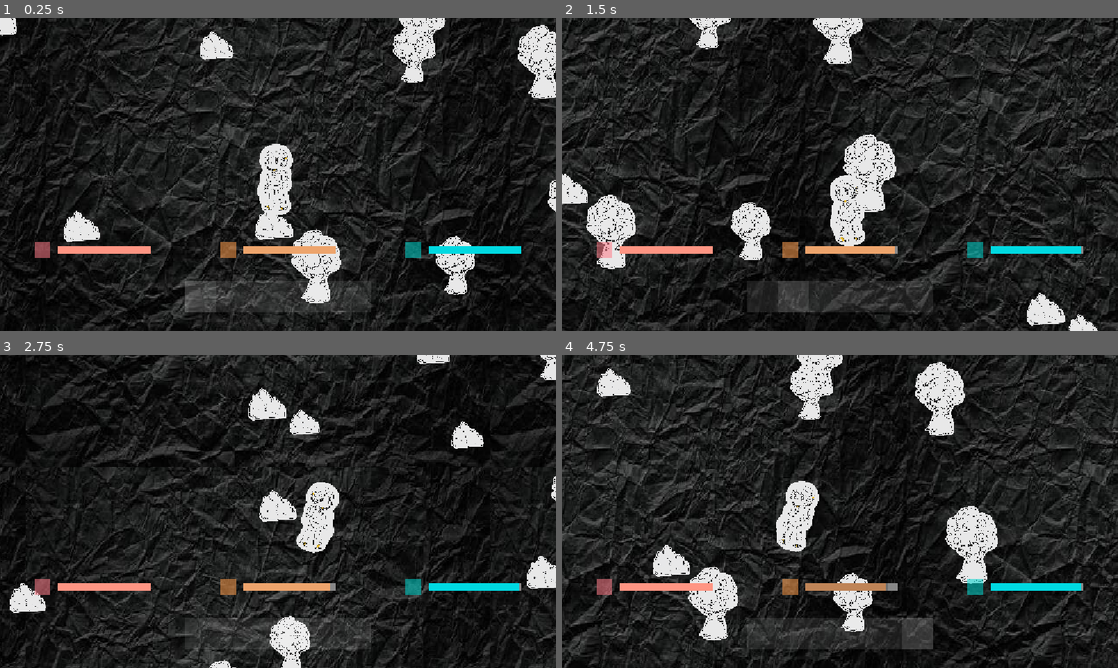
Above: before the commit, frames 1-4 (two rows, left to right).
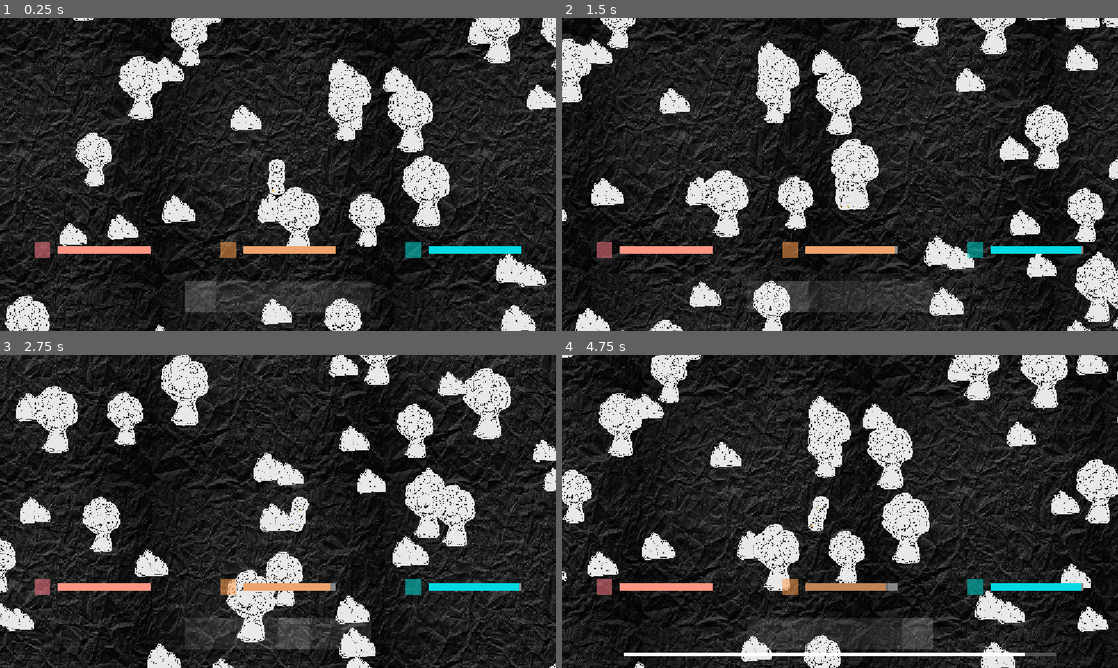
Above: after the commit, the same moments.

Repository: Duckwastakon/brackeysJam
Game: Godot game, scene res://map/map.tscn
The game is run twice, just before and just after one commit, with the same random seed, the same clock (stepped at 60 frames per second) and the same inputs. The project has no main scene, so this scene is started directly.
Inputs (mouse positions are in pixels of both pictures, inside the frame that each line leads up to):
- Up to frame 1 (0.25 s): no input
- Up to frame 2 (1.5 s): tap Enter at 0.5 s; move the mouse to (962, 158) at 0.52 s; hold D (right) 0.53-1.28 s; tap 1 (1) at 0.6 s; tap 2 (2) at 0.8, 1.35 s; move the mouse to (728, 190) at 1.27 s; hold S (down) from 1.28 s (still down)
- Up to frame 3 (2.75 s): tap 3 (3) at 1.55, 2.1 s; move the mouse to (333, 442) at 2.02 s; release S (down) at 2.03 s; hold D (right) from 2.03 s (still down); tap 4 (4) at 2.3 s
- Up to frame 4 (4.75 s): move the mouse to (812, 574) at 2.77 s; release D (right) at 2.78 s; hold W (up) 2.78-3.53 s; tap 4 (4) at 2.85 s; tap 5 (5) at 3.05, 3.6 s; move the mouse to (1006, 558) at 3.52 s; hold A (left) from 3.53 s (still down); tap 6 (6) at 3.8, 4.35 s; move the mouse to (673, 464) at 4.27 s; click (673, 464) at 4.55 s

The runs differ from the first frame. In frame 1, 43% of the frame differs, in the area x 0-100%, y 0-100%; in frame 2, 44%; in frame 3, 44%; in frame 4, 46%.

Commit message:
cooldowns between actions + eating

Diff:
--- a/animals/gd/animal.gd
+++ b/animals/gd/animal.gd
@@ -71,7 +71,56 @@
 		f = randf() < 0.5
 
 func death() -> void:
-	pass
+	for i in food:
+		dropResource("meat", 1)
 
-func takeDamage() -> void:
-	pass
+	queue_free()
+
+var damageTween: Tween
+
+func takeDamage(toolName) -> void:
+	var toolData = CraftableItems.items[toolName]
+
+	var dmg = toolData["dmg"]
+	if toolData["toolType"] == "damaging":
+		dmg *= toolData["dmgMultiplier"]
+
+	HP -= dmg
+	if HP <= 0:
+		death()
+	if damageTween == null:
+		damageTween = create_tween()
+	else:
+		damageTween.kill()
+		damageTween = create_tween()
+
+	damageTween.tween_property(sprite, "modulate", Color.from_rgba8(255, 255, 255, 255), 0.5)
+
+	sprite.modulate = Color.from_rgba8(255, 0, 0, 125)
+	damageTween.play()
+	if shakeAmount <= 0:
+		shakeAmount = 8
+		while(shakeAmount > 0):
+			shakeAmount -= 1
+			var newTween = create_tween()
+			newTween.tween_property(sprite, "position",
+			Vector2(randi_range(-4, 4), randi_range(-4, 4)), 0.04)
+
+			newTween.play()
+			await newTween.finished
+			newTween.kill()
+		sprite.position = Vector2(0, 0)
+	else:
+		shakeAmount = 8
+
+var resource = preload("res://resources/dropped_item.tscn")
+var shakeAmount = 0
+
+func dropResource(itemName, amount):
+	var newResource: CharacterBody2D = resource.instantiate()
+	newResource.global_position = global_position
+
+	newResource.setItem(itemName, amount)
+	get_parent().call_deferred("add_child", newResource)
+
+	newResource.velocity = Vector2(randf_range(-1, 1), randf_range(-1, 1)).normalized() * 500 * randf_range(1.1, 1.4)
--- a/animals/scene/animal.tscn
+++ b/animals/scene/animal.tscn
@@ -1,11 +1,16 @@
 [gd_scene format=3 uid="uid://gnx3tblbeb6x"]
 
 [ext_resource type="Script" uid="uid://dh1ebr2l3mdjh" path="res://animals/gd/animal.gd" id="1_xce6a"]
+[ext_resource type="Script" uid="uid://bqeis0uk2svic" path="res://animals/scene/damage_area.gd" id="2_8hcq5"]
 
 [sub_resource type="CircleShape2D" id="CircleShape2D_xce6a"]
 radius = 47.010635
 
+[sub_resource type="CircleShape2D" id="CircleShape2D_8hcq5"]
+radius = 48.0
+
 [node name="Animal" type="CharacterBody2D" unique_id=297821148]
+y_sort_enabled = true
 script = ExtResource("1_xce6a")
 
 [node name="Sprite" type="Sprite2D" parent="." unique_id=632605598]
@@ -15,5 +20,14 @@
 
 [node name="CollisionShape2D" type="CollisionShape2D" parent="." unique_id=1972704939]
 shape = SubResource("CircleShape2D_xce6a")
+disabled = true
+
+[node name="damageArea" type="Area2D" parent="." unique_id=669521665]
+collision_layer = 16
+collision_mask = 16
+script = ExtResource("2_8hcq5")
+
+[node name="CollisionShape2D" type="CollisionShape2D" parent="damageArea" unique_id=206666801]
+shape = SubResource("CircleShape2D_8hcq5")
 
 [connection signal="timeout" from="Switch" to="." method="_on_switch_timeout"]
--- /dev/null
+++ b/animals/scene/damage_area.gd
@@ -0,0 +1,6 @@
+extends Area2D
+
+signal damage
+
+func _ready() -> void:
+	connect("damage", get_parent().takeDamage)
--- a/animals/scene/monster.tscn
+++ b/animals/scene/monster.tscn
@@ -8,6 +8,7 @@
 height = 362.06882
 
 [node name="monster" type="CharacterBody2D" unique_id=462490961]
+y_sort_enabled = true
 script = ExtResource("1_anrsy")
 
 [node name="sprite" type="Sprite2D" parent="." unique_id=1255467337]
@@ -18,6 +19,7 @@
 position = Vector2(7, 41.999996)
 rotation = -1.5824962
 shape = SubResource("CapsuleShape2D_5yw2n")
+disabled = true
 
 [node name="Switch" type="Timer" parent="." unique_id=998344148]
 
--- a/animals/scene/temple.tscn
+++ b/animals/scene/temple.tscn
@@ -7,6 +7,7 @@
 radius = 99.08077
 
 [node name="temple" type="Area2D" unique_id=404294484]
+y_sort_enabled = true
 script = ExtResource("1_u61kv")
 
 [node name="sacerfice" type="Timer" parent="." unique_id=75606040]
--- a/craftableItems.gd
+++ b/craftableItems.gd
@@ -46,7 +46,8 @@
 		"toolType": "pickaxe",
 		"tier": 1,
 		"dmg": 2,
-		"dmgMultiplier": 3
+		"dmgMultiplier": 3,
+		"cooldown": 2,
 	},
 	"sword": {
 		"points" : 26,
@@ -54,10 +55,11 @@
 		"stackable": false,
 		"png": "res://drawn assets/Iron_sword.PNG",
 		"scale": 0.05,
-		"toolType": "sword",
+		"toolType": "damaging",
 		"tier": 0,
 		"dmg": 1,
-		"dmgMultiplier": 5
+		"dmgMultiplier": 5,
+		"cooldown": 2.5
 	},
 	"axe": {
 		"points" : 26,
@@ -68,7 +70,8 @@
 		"toolType": "axe",
 		"tier": 1,
 		"dmg": 1,
-		"dmgMultiplier": 4
+		"dmgMultiplier": 4,
+		"cooldown": 2
 	},
 	"campfire": {
 		"points" : 15,
@@ -76,6 +79,15 @@
 		"stackable": false,
 		"png": "res://drawn assets/log.PNG",
 		"scale": 0.08,
+	},
+	"meat": {
+		"points": 50,
+		"type": "food",
+		"scale": 0.08,
+		"png": "res://drawn assets/log.PNG",
+		"stackable": true,
+		"foodScore": 30,
+		"heal": -20,
 	}
 }
 
--- a/inventory.gd
+++ b/inventory.gd
@@ -284,3 +284,13 @@
 
 func removePlaceable(placeableName):
 	surroundingPlaceables.erase(placeableName)
+
+func delay(time):
+	$delay/fill.scale = Vector2(1,1)
+	$delay.visible = true
+
+	var newTween = create_tween()
+	newTween.tween_property($delay/fill, "scale", Vector2(0, 1), time)
+	newTween.play()
+	await newTween.finished
+	$delay.visible = false
--- a/map/map.gd
+++ b/map/map.gd
@@ -1,12 +1,12 @@
 extends Node2D
 @onready var square = $background
 @onready var tile = $background/tile
-@onready var rec = $resource
-@onready var player = $player
-@onready var marker = $background/Marker
+@onready var player = $ySortedObjects/player
+@onready var ySortingContainer = $ySortedObjects
 @export var monster_scene: PackedScene
 @export var animal_scene: PackedScene
 @export var temple_scene: PackedScene = preload("res://animals/scene/temple.tscn")
+@export var resource_scene: PackedScene = preload("res://resources/resource.tscn")
 @onready var timer = $Day
 
 const chunkSE := 640
@@ -67,28 +67,25 @@
 func generate_resources(tile_positions: Array[Vector2]) -> void:
 	for pos in tile_positions:
 		if randf() < rchance:
-			var new_rec = rec.duplicate()
-			add_child(new_rec)
+			var new_rec = resource_scene.instantiate()
+			ySortingContainer.add_child(new_rec)
 			new_rec.position = pos + Vector2(randi_range(1, tileS), randi_range(1, tileS))
 
 
 		if randf() < 1.0/200:
-			var newMarker = marker.duplicate()
-			add_child(newMarker)
-			newMarker.position = pos + Vector2(randi_range(1, tileS), randi_range(1, tileS))
-			generate_animal(newMarker.position)
+			generate_animal(pos + Vector2(randi_range(1, tileS), randi_range(1, tileS)))
 
 func generate_animal(spawn_position: Vector2) -> void:
 	if monster_instance == null and randf() < monster_spawn_chance:
 		monster_instance = monster_scene.instantiate()
-		add_child(monster_instance)
+		ySortingContainer.add_child(monster_instance)
 		monster_instance.global_position = spawn_position
 		monster_instance.disguise_as(get_random_animal_type())
 		return
 
 	var animal_type = get_random_animal_type()
 	var new_animal = animal_scene.instantiate()
-	add_child(new_animal)
+	ySortingContainer.add_child(new_animal)
 	new_animal.global_position = spawn_position
 	new_animal.setup(animal_type)
 
@@ -109,7 +106,7 @@
 		return
 	templeSpawned = true
 	temple_instance = temple_scene.instantiate()
-	add_child(temple_instance)
+	ySortingContainer.add_child(temple_instance)
 
 	var temple_distance = randf_range(1000, 3000)
 	var temple_angle = randf_range(0, TAU)
--- a/map/map.tscn
+++ b/map/map.tscn
@@ -1,7 +1,6 @@
 [gd_scene format=3 uid="uid://2miklkwwtb6i"]
 
 [ext_resource type="Script" uid="uid://l5vtpm1y7iq4" path="res://map/map.gd" id="1_2c7f8"]
-[ext_resource type="PackedScene" uid="uid://bu0pmkhglv6yv" path="res://resources/resource.tscn" id="2_d5eay"]
 [ext_resource type="PackedScene" uid="uid://bos1y8rtmwq8d" path="res://animals/scene/monster.tscn" id="2_e8e5r"]
 [ext_resource type="Texture2D" uid="uid://ckbwwcjcs8byy" path="res://other assets/paper.jpg" id="2_kxmgb"]
 [ext_resource type="PackedScene" uid="uid://ug4iwky8f33o" path="res://player/player.tscn" id="3_v01jy"]
@@ -13,13 +12,17 @@
 [sub_resource type="CircleShape2D" id="CircleShape2D_v01jy"]
 radius = 280.01608
 
-[sub_resource type="RectangleShape2D" id="RectangleShape2D_1h7af"]
-size = Vector2(211.65, 210.65)
-
 [node name="map" type="Node2D" unique_id=1947726882]
 script = ExtResource("1_2c7f8")
 monster_scene = ExtResource("2_e8e5r")
 animal_scene = ExtResource("6_7lyie")
+
+[node name="ySortedObjects" type="Node2D" parent="." unique_id=1853962959]
+z_index = 1
+y_sort_enabled = true
+
+[node name="player" parent="ySortedObjects" unique_id=1107822596 instance=ExtResource("3_v01jy")]
+position = Vector2(320, 320)
 
 [node name="background" type="ColorRect" parent="." unique_id=1830299228]
 offset_right = 640.0
@@ -43,79 +46,11 @@
 position = Vector2(320, 320)
 shape = SubResource("CircleShape2D_v01jy")
 
-[node name="one" type="Area2D" parent="background" unique_id=2131706889]
-
-[node name="CollisionShape2D" type="CollisionShape2D" parent="background/one" unique_id=792377618]
-position = Vector2(107, 107)
-shape = SubResource("RectangleShape2D_1h7af")
-
-[node name="two" type="Area2D" parent="background" unique_id=713453743]
-
-[node name="CollisionShape2D" type="CollisionShape2D" parent="background/two" unique_id=1004538713]
-position = Vector2(320.175, 107)
-shape = SubResource("RectangleShape2D_1h7af")
-
-[node name="three" type="Area2D" parent="background" unique_id=366081817]
-
-[node name="CollisionShape2D" type="CollisionShape2D" parent="background/three" unique_id=439950910]
-position = Vector2(533, 107)
-shape = SubResource("RectangleShape2D_1h7af")
-
-[node name="four" type="Area2D" parent="background" unique_id=2143516856]
-position = Vector2(0, 426)
-
-[node name="CollisionShape2D" type="CollisionShape2D" parent="background/four" unique_id=1532926309]
-position = Vector2(107, 107)
-shape = SubResource("RectangleShape2D_1h7af")
-
-[node name="five" type="Area2D" parent="background" unique_id=1861306612]
-position = Vector2(0, 426)
-
-[node name="CollisionShape2D" type="CollisionShape2D" parent="background/five" unique_id=767153026]
-position = Vector2(320.175, 107)
-shape = SubResource("RectangleShape2D_1h7af")
-
-[node name="six" type="Area2D" parent="background" unique_id=814899451]
-position = Vector2(0, 426)
-
-[node name="CollisionShape2D" type="CollisionShape2D" parent="background/six" unique_id=1241526610]
-position = Vector2(533, 107)
-shape = SubResource("RectangleShape2D_1h7af")
-
-[node name="seven" type="Area2D" parent="background" unique_id=2003921055]
-position = Vector2(-418, 265)
-
-[node name="CollisionShape2D" type="CollisionShape2D" parent="background/seven" unique_id=1201648129]
-position = Vector2(524, 55)
-shape = SubResource("RectangleShape2D_1h7af")
-
-[node name="eight" type="Area2D" parent="background" unique_id=1067155291]
-position = Vector2(-418, 691)
-
-[node name="CollisionShape2D" type="CollisionShape2D" parent="background/eight" unique_id=929479793]
-position = Vector2(952, -371)
-shape = SubResource("RectangleShape2D_1h7af")
-
 [node name="tile" type="ColorRect" parent="background" unique_id=495648281]
 visible = false
 layout_mode = 0
 offset_right = 64.0
 offset_bottom = 64.0
-
-[node name="Marker" type="Marker2D" parent="background" unique_id=1253932736]
-position = Vector2(319, 108)
-
-[node name="resource" parent="." unique_id=554154062 instance=ExtResource("2_d5eay")]
-z_index = 1
-position = Vector2(32, 32)
-scale = Vector2(0.5, 0.5)
-
-[node name="player" parent="." unique_id=1107822596 instance=ExtResource("3_v01jy")]
-position = Vector2(320, 320)
-
-[node name="Animal" parent="." unique_id=297821148 instance=ExtResource("6_7lyie")]
-
-[node name="monster" parent="." unique_id=462490961 instance=ExtResource("2_e8e5r")]
 
 [node name="Day" type="Timer" parent="." unique_id=1343260313]
 wait_time = 10.0
--- a/player/inventory.tscn
+++ b/player/inventory.tscn
@@ -188,3 +188,16 @@
 offset_bottom = 24.0
 text = "sword"
 label_settings = SubResource("LabelSettings_dpmf6")
+
+[node name="delay" type="ColorRect" parent="." unique_id=191220741]
+visible = false
+offset_left = 128.0
+offset_top = 616.0
+offset_right = 1024.0
+offset_bottom = 624.0
+color = Color(0.326184, 0.326184, 0.32618397, 1)
+
+[node name="fill" type="ColorRect" parent="delay" unique_id=1391116311]
+layout_mode = 0
+offset_right = 896.0
+offset_bottom = 8.0
--- a/player/player.gd
+++ b/player/player.gd
@@ -21,6 +21,8 @@
 var healthChange
 var hungerChange
 var temperatureChange
+
+var cooldown = false
 
 func _ready() -> void:
 	healthChange = inventory.changeHealth
@@ -112,10 +114,14 @@
 	hungerChange.emit(hunger)
 
 func eat(foodItem):
-	hunger += 10
-	health += 10
+	var data = CraftableItems.items[foodItem]
+	hunger += data["foodScore"]
+	health += data["heal"]
 	healthChange.emit(health)
 	hungerChange.emit(hunger)
+	inventory.removeItem(foodItem, 1)
+	await inventory.delay(3)
+	cooldown = false
 
 func changeTemperature(amount):
 	temperature += amount
@@ -149,19 +155,27 @@
 	placingController.visible = false
 
 func mouseClicked():
+	if cooldown: return
+	cooldown = true
 	if(equipedItem == ""):
 		attackingController.swingSignal.emit("fists")
+		await inventory.delay(2.5)
+		cooldown = false
 		return
 	var equipedItemType = CraftableItems.items[equipedItem]["type"]
 	if equipedItemType == "item":
 		attackingController.swingSignal.emit("fists")
+		await inventory.delay(2.5)
 	elif equipedItemType == "food":
 		eat(equipedItem)
+		return
 	elif equipedItemType == "tool":
 		attackingController.swingSignal.emit(equipedItem)
+		await inventory.delay(CraftableItems.items[equipedItem]["cooldown"])
 	elif equipedItemType == "placeable":
 		if(placingController.placeBuild(equipedItem)):
 			inventory.dropItem(equipedSlot)
+	cooldown = false
 
 func _on_hunger_timer_timeout() -> void:
 	looseHunger(randi_range(3, 5))
--- a/player/player.tscn
+++ b/player/player.tscn
@@ -13,11 +13,12 @@
 size = Vector2(48, 56)
 
 [node name="player" type="CharacterBody2D" unique_id=1107822596]
-z_index = 999
+y_sort_enabled = true
 script = ExtResource("1_oul6g")
 
 [node name="CollisionShape2D" type="CollisionShape2D" parent="." unique_id=615382220]
 shape = SubResource("RectangleShape2D_rkbax")
+disabled = true
 
 [node name="playerArt" type="Sprite2D" parent="." unique_id=1764934639]
 scale = Vector2(0.05, 0.05)
@@ -26,7 +27,7 @@
 [node name="AttackingController" parent="." unique_id=1000186162 instance=ExtResource("3_g1dw6")]
 
 [node name="Camera2D" type="Camera2D" parent="." unique_id=274782353]
-zoom = Vector2(1.5, 1.5)
+zoom = Vector2(0.75, 0.75)
 position_smoothing_enabled = true
 position_smoothing_speed = 8.0
 
--- a/resources/placeable.tscn
+++ b/resources/placeable.tscn
@@ -15,4 +15,5 @@
 disabled = true
 
 [node name="placeableImage" type="Sprite2D" parent="." unique_id=612950984]
+y_sort_enabled = true
 texture = ExtResource("2_lfayb")
--- a/resources/resource.gd
+++ b/resources/resource.gd
@@ -73,7 +73,7 @@
 			break
 
 	hp -= dmg-droppedResources*DPD
-	if(hp > 0 and hp%DPD == 0):
+	if(hp > 0 and hp%DPD == 0 and dmg > 0):
 		generateItem()
 	elif(hp <= 0):
 		for x in 5:
--- a/resources/resource.tscn
+++ b/resources/resource.tscn
@@ -7,6 +7,7 @@
 size = Vector2(96, 112)
 
 [node name="resource" type="Area2D" unique_id=554154062]
+y_sort_enabled = true
 collision_layer = 16
 collision_mask = 16
 script = ExtResource("1_dtidl")
Not shown, added: animals/scene/damage_area.gd.uid
